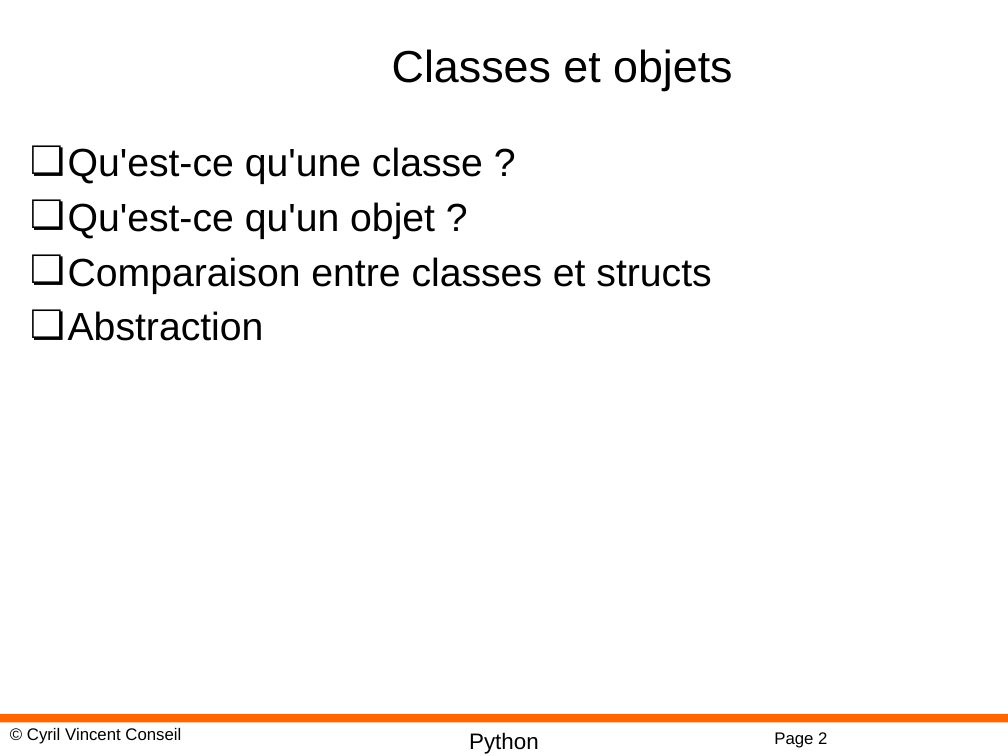
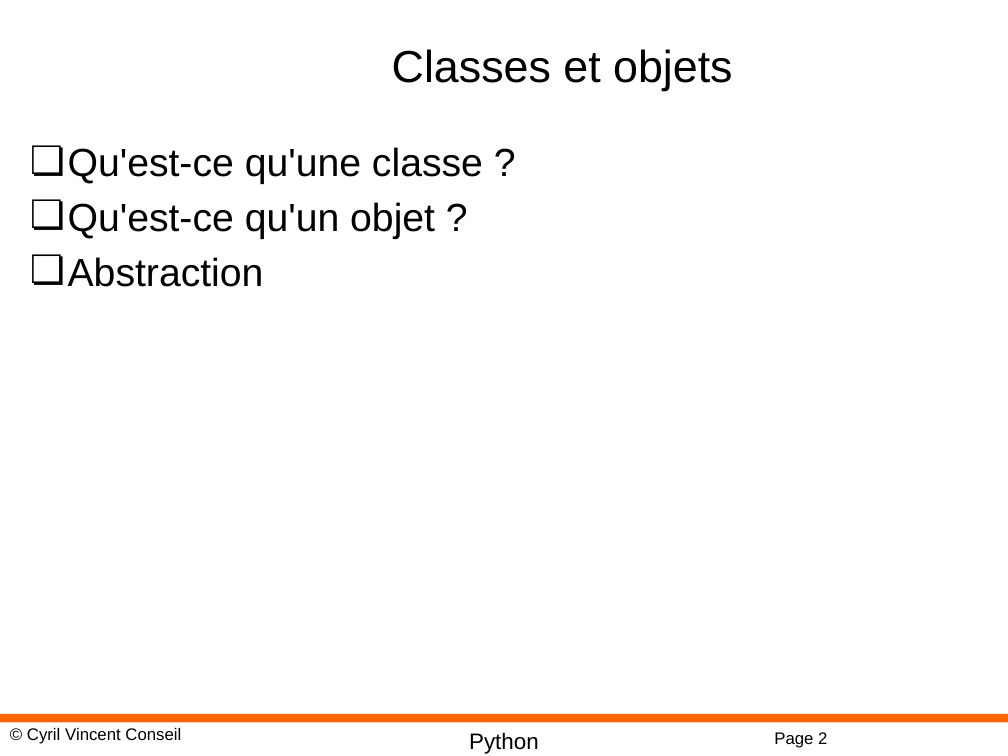
Before and after one commit to cyrilvincent/python-advanced, a slide deck: slide 2 of PPT/Python08-OO.pptx. Drawn at 1008x756 pixels with LibreOffice and Linux fonts; fonts in the diff are those of the drawing; background and template pictures are left out. Boxes give left, top, right and bottom in pixels: in the first picture for what was removed or moved away, otherwise in the second. Text is boxed around its words. In the diff, an @@ line names an element or a change of style, - is before the commit and + after.

```diff
--- a/PPT/Python08-OO.pptx
+++ b/PPT/Python08-OO.pptx
@@ text at bbox=[68, 257, 711, 294]: paragraph removed @@
-❏ Comparaison entre classes et structs
```
Also in this commit, not shown: 2 slides added, 4 other files.
